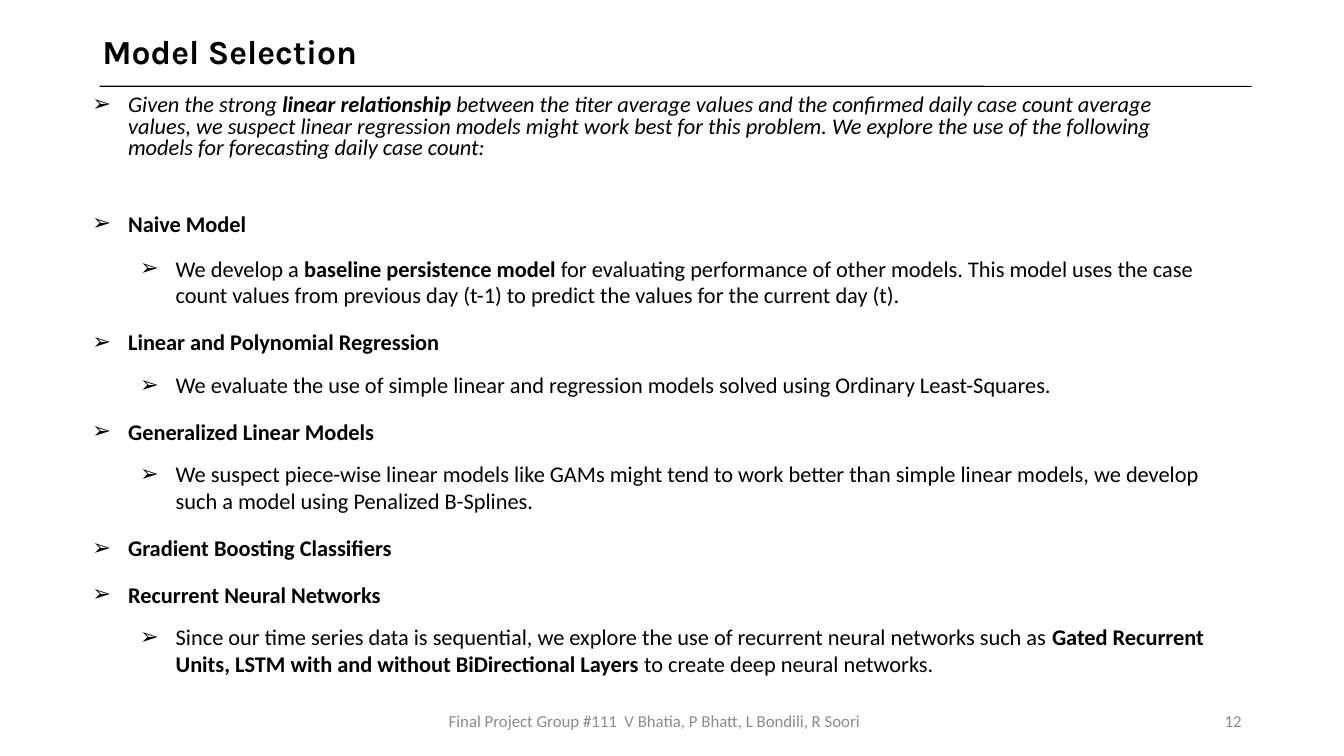
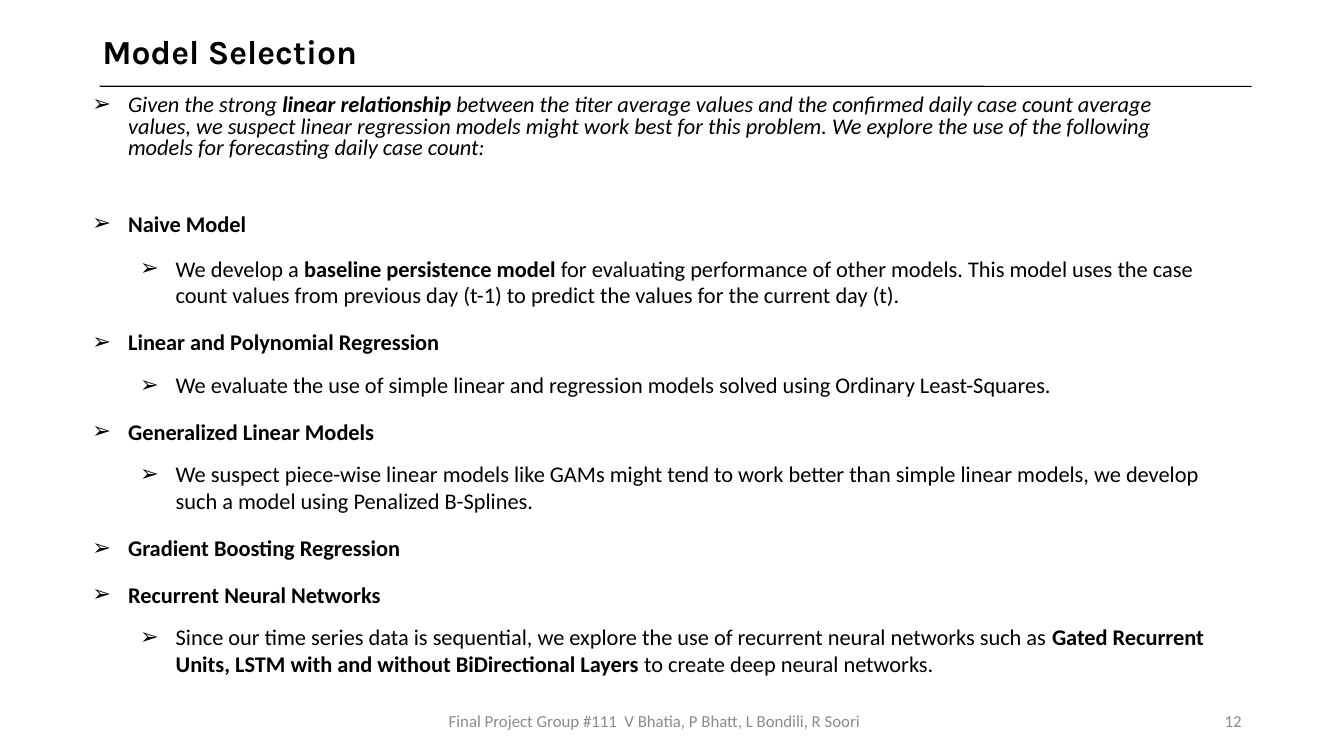
Before and after one commit to bhatiavr/cs109b-final-project-111, a slide deck: slide 12 of docs/Forecasting COVID-19 Cases Using SARS-Cov-2 Titers in Wastewater.pptx. Drawn at 1344x756 pixels with LibreOffice and Linux fonts; fonts in the diff are those of the drawing. Boxes give left, top, right and bottom in pixels: in the first picture for what was removed or moved away, otherwise in the second. Text is boxed around its words. In the diff, an @@ line names an element or a change of style, - is before the commit and + after.

```diff
--- a/docs/Forecasting COVID-19 Cases Using SARS-Cov-2 Titers in Wastewater.pptx
+++ b/docs/Forecasting COVID-19 Cases Using SARS-Cov-2 Titers in Wastewater.pptx
@@ text at box(128, 540, 400, 560): text changed @@
-➢ Gradient Boosting Classifiers
+➢ Gradient Boosting Regression
```
Also in this commit, not shown: 16 other slides changed, 1 slide removed.
